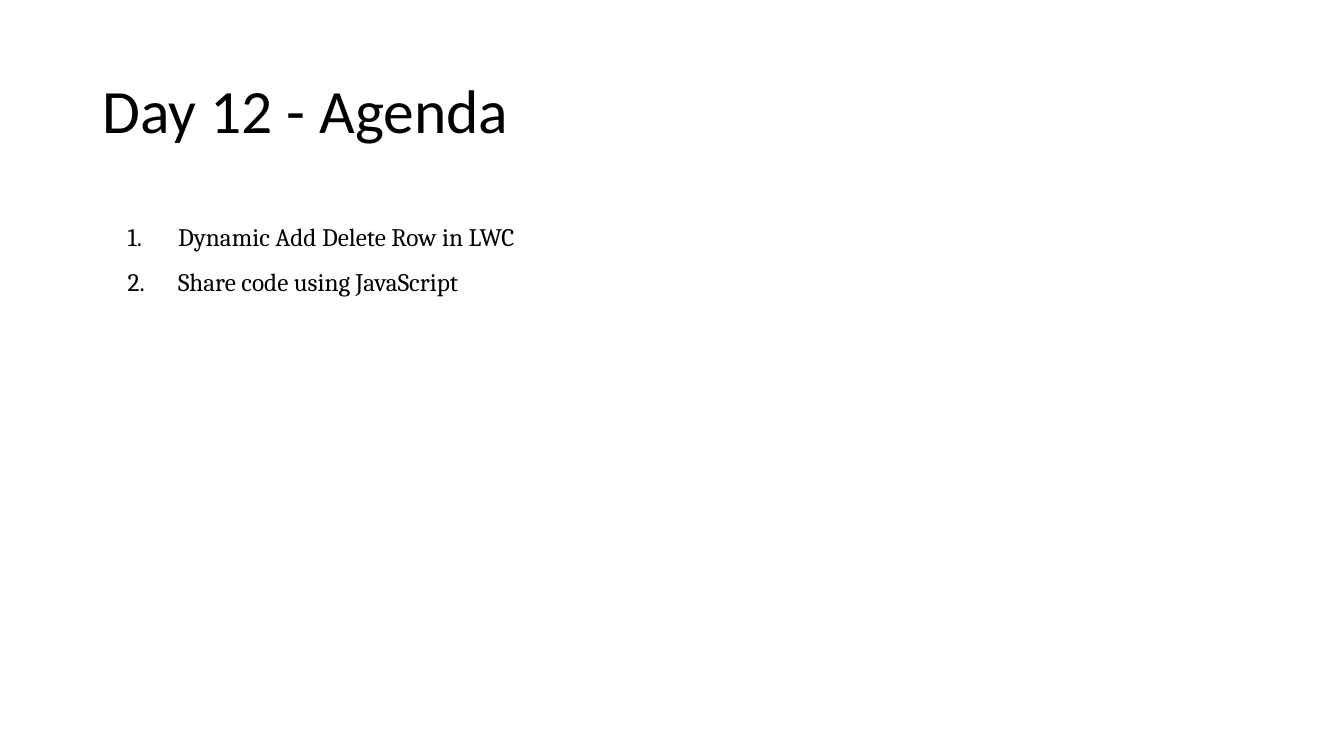
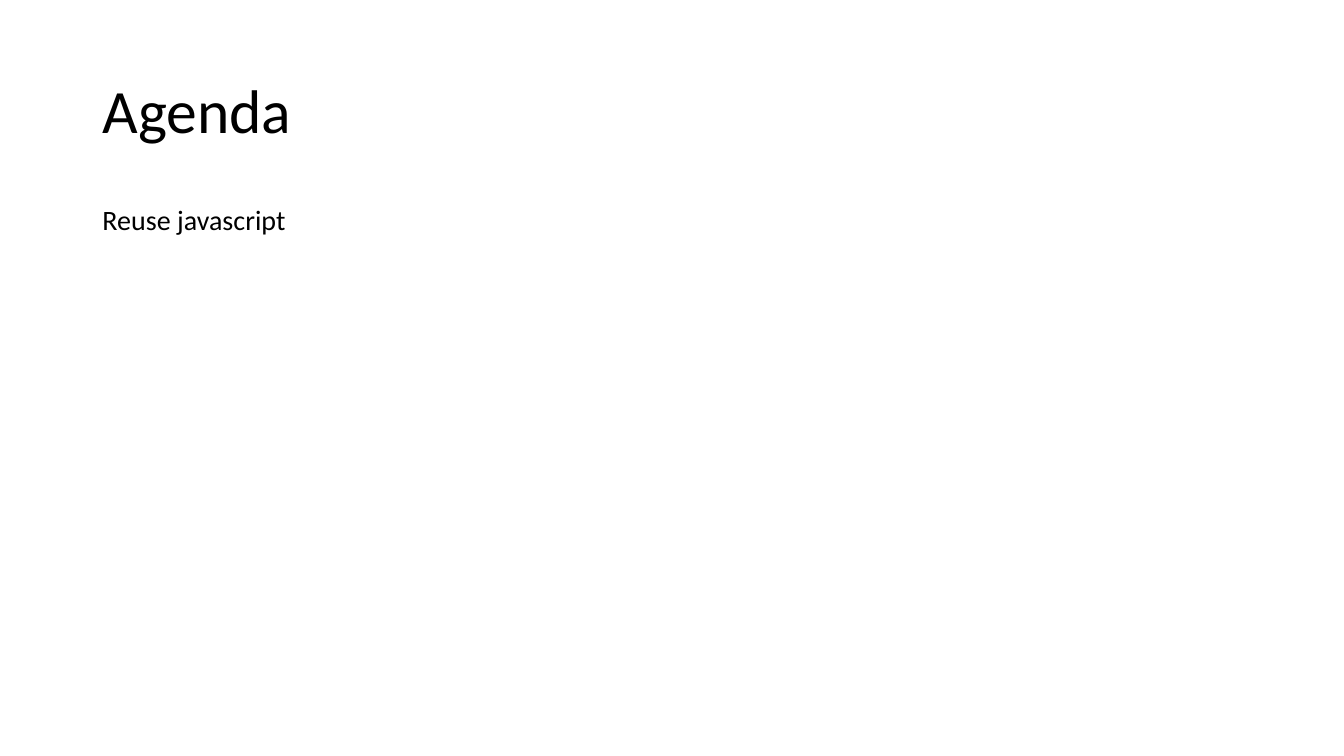
Before and after one commit to amitastreait/lwc-learning, a slide deck: slide 110 of docs/PPT/Lightning Web component.pptx (slide 69 before the commit). Drawn at 1344x756 pixels with LibreOffice and Linux fonts; fonts in the diff are those of the drawing. Boxes give left, top, right and bottom in pixels: in the first picture for what was removed or moved away, otherwise in the second. Text is boxed around its words. In the diff, an @@ line names an element or a change of style, - is before the commit and + after.

```diff
--- a/docs/PPT/Lightning Web component.pptx
+++ b/docs/PPT/Lightning Web component.pptx
@@ title at (102,90,291,144): text changed @@
-Day 12 - Agenda
+Agenda
@@ text at (102,210,285,235): text changed; size 18 to 20 pt; font Cambria to Calibri @@
-1. Dynamic Add Delete Row in LWC
-2. Share code using JavaScript
+Reuse javascript
```
Also in this commit, not shown: 17 other slides changed, 47 slides added, 15 other files.
